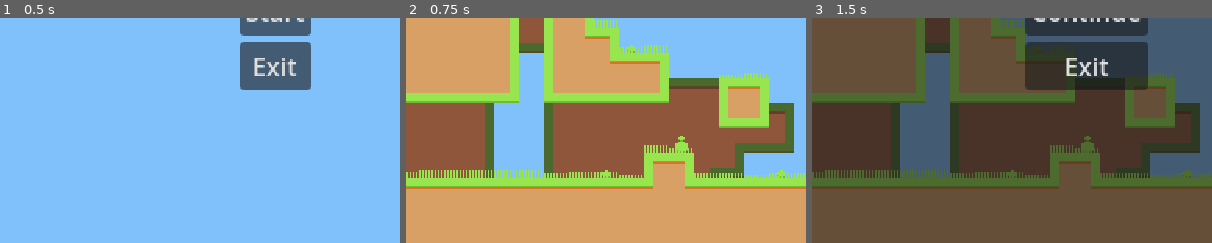
Above: before the commit, frames 1-3 (left to right).
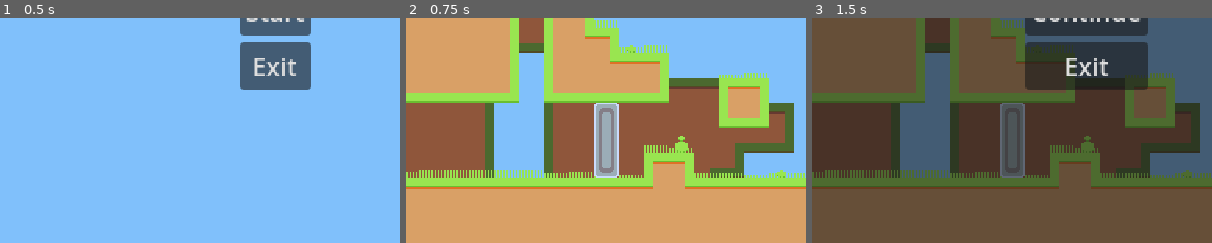
Above: after the commit, the same moments.

Repository: JohannesKoenig/fire-and-water
Game: Godot game, scene res://scenes/menu/main_menu.tscn
Same seed, same stepped clock (60 frames per second), same inputs: the game is played once before the commit and once after it.
Inputs:
- Up to frame 1 (0.5 s): no input
- Up to frame 2 (0.75 s): click "Start" at 0.5 s
- Up to frame 3 (1.5 s): click "Menu" at 1.25 s
The pictures show only the part of the screen within x 16-66%, y 50-100%; the shares and areas given below are measured in that part.

Frame 1 is identical in both runs. In frame 2, 2.1% of the frame differs, in the area x 47-54%, y 37-72%; in frame 3, 2.1%.

Commit message:
add pull-up-door which exposes a open and close function to interact

Diff:
--- /dev/null
+++ b/game/scenes/puzzle_elements/pull_up_door/pull_up_door.tscn
@@ -0,0 +1,113 @@
+[gd_scene load_steps=10 format=3 uid="uid://bbk6gw0yvmspf"]
+
+[ext_resource type="Script" path="res://scripts/puzzle_elements/pull_up_door/pull_up_door.gd" id="1_hnw1u"]
+[ext_resource type="Texture2D" uid="uid://21bmfvdqyw6d" path="res://assets/puzzle_elements/pull_up_door/pull_up_door.png" id="1_ik01r"]
+
+[sub_resource type="Animation" id="Animation_ylqfp"]
+resource_name = "closing"
+length = 3.0
+tracks/0/type = "value"
+tracks/0/imported = false
+tracks/0/enabled = true
+tracks/0/path = NodePath("Rig:position")
+tracks/0/interp = 2
+tracks/0/loop_wrap = true
+tracks/0/keys = {
+"times": PackedFloat32Array(0, 3),
+"transitions": PackedFloat32Array(1, 1),
+"update": 0,
+"values": [Vector2(2.08165e-12, -32), Vector2(2.08165e-12, 2.08165e-12)]
+}
+
+[sub_resource type="Animation" id="Animation_sabv4"]
+resource_name = "open"
+tracks/0/type = "value"
+tracks/0/imported = false
+tracks/0/enabled = true
+tracks/0/path = NodePath("Rig:position")
+tracks/0/interp = 1
+tracks/0/loop_wrap = true
+tracks/0/keys = {
+"times": PackedFloat32Array(0),
+"transitions": PackedFloat32Array(1),
+"update": 0,
+"values": [Vector2(2.08165e-12, -32)]
+}
+
+[sub_resource type="Animation" id="Animation_12pjj"]
+resource_name = "closed"
+tracks/0/type = "value"
+tracks/0/imported = false
+tracks/0/enabled = true
+tracks/0/path = NodePath("Rig:position")
+tracks/0/interp = 1
+tracks/0/loop_wrap = true
+tracks/0/keys = {
+"times": PackedFloat32Array(0),
+"transitions": PackedFloat32Array(1),
+"update": 0,
+"values": [Vector2(0, 0)]
+}
+
+[sub_resource type="Animation" id="Animation_rkvqs"]
+length = 0.001
+tracks/0/type = "value"
+tracks/0/imported = false
+tracks/0/enabled = true
+tracks/0/path = NodePath("Rig:position")
+tracks/0/interp = 1
+tracks/0/loop_wrap = true
+tracks/0/keys = {
+"times": PackedFloat32Array(0),
+"transitions": PackedFloat32Array(1),
+"update": 0,
+"values": [Vector2(0, 0)]
+}
+
+[sub_resource type="Animation" id="Animation_fg58f"]
+resource_name = "opening"
+length = 3.0
+tracks/0/type = "value"
+tracks/0/imported = false
+tracks/0/enabled = true
+tracks/0/path = NodePath("Rig:position")
+tracks/0/interp = 2
+tracks/0/loop_wrap = true
+tracks/0/keys = {
+"times": PackedFloat32Array(0, 3),
+"transitions": PackedFloat32Array(1, 1),
+"update": 0,
+"values": [Vector2(2.08165e-12, 2.08165e-12), Vector2(2.08165e-12, -32)]
+}
+
+[sub_resource type="AnimationLibrary" id="AnimationLibrary_twymo"]
+_data = {
+"RESET": SubResource("Animation_rkvqs"),
+"closed": SubResource("Animation_12pjj"),
+"closing": SubResource("Animation_ylqfp"),
+"open": SubResource("Animation_sabv4"),
+"opening": SubResource("Animation_fg58f")
+}
+
+[sub_resource type="RectangleShape2D" id="RectangleShape2D_pptg8"]
+size = Vector2(16, 48)
+
+[node name="PullUpDoor" type="Node2D"]
+script = ExtResource("1_hnw1u")
+
+[node name="AnimationPlayer" type="AnimationPlayer" parent="."]
+libraries = {
+"": SubResource("AnimationLibrary_twymo")
+}
+
+[node name="Rig" type="Node2D" parent="."]
+
+[node name="StaticBody2D" type="StaticBody2D" parent="Rig"]
+
+[node name="CollisionShape2D" type="CollisionShape2D" parent="Rig/StaticBody2D"]
+position = Vector2(0, -24)
+shape = SubResource("RectangleShape2D_pptg8")
+
+[node name="Sprite2D" type="Sprite2D" parent="Rig"]
+position = Vector2(0, -24)
+texture = ExtResource("1_ik01r")
--- a/game/scenes/terrain_demo.tscn
+++ b/game/scenes/terrain_demo.tscn
@@ -1,6 +1,7 @@
-[gd_scene load_steps=4 format=3 uid="uid://djwa6w5ny08gl"]
+[gd_scene load_steps=5 format=3 uid="uid://djwa6w5ny08gl"]
 
 [ext_resource type="Texture2D" uid="uid://bi156k0qloptu" path="res://assets/tilesets/tiles.png" id="1_ddc6t"]
+[ext_resource type="PackedScene" uid="uid://bbk6gw0yvmspf" path="res://scenes/puzzle_elements/pull_up_door/pull_up_door.tscn" id="2_apwpl"]
 
 [sub_resource type="TileSetAtlasSource" id="TileSetAtlasSource_pi4ul"]
 texture = ExtResource("1_ddc6t")
@@ -151,3 +152,6 @@
 
 [node name="Camera2D" type="Camera2D" parent="."]
 position = Vector2(256, 144)
+
+[node name="PullUpDoor" parent="." instance=ExtResource("2_apwpl")]
+position = Vector2(208, 246)
--- /dev/null
+++ b/game/scripts/puzzle_elements/pull_up_door/pull_up_door.gd
@@ -0,0 +1,28 @@
+class_name PullUpDoor extends Node2D
+
+@onready var animation_player = $AnimationPlayer
+@export var current_animation = "closed"
+var start_next = true
+# Called when the node enters the scene tree for the first time.
+func _process(delta):
+	if start_next:
+		animation_player.play(current_animation)
+		start_next = false
+	if not animation_player.is_playing():
+		match current_animation:
+			"closing":
+				current_animation = "closed"
+				start_next = true
+			"opening":
+				current_animation = "open"
+				start_next = true
+
+
+
+func close():
+	current_animation = "closing"
+	start_next = true
+
+func open():
+	current_animation = "opening"
+	start_next = true
Binary file added: game/assets/puzzle_elements/pull_up_door/pull_up_door.png
Not shown, added: game/assets/puzzle_elements/pull_up_door/pull_up_door.png.import
Not shown, added: asset_projects/aseprite/pull_up_door.aseprite
